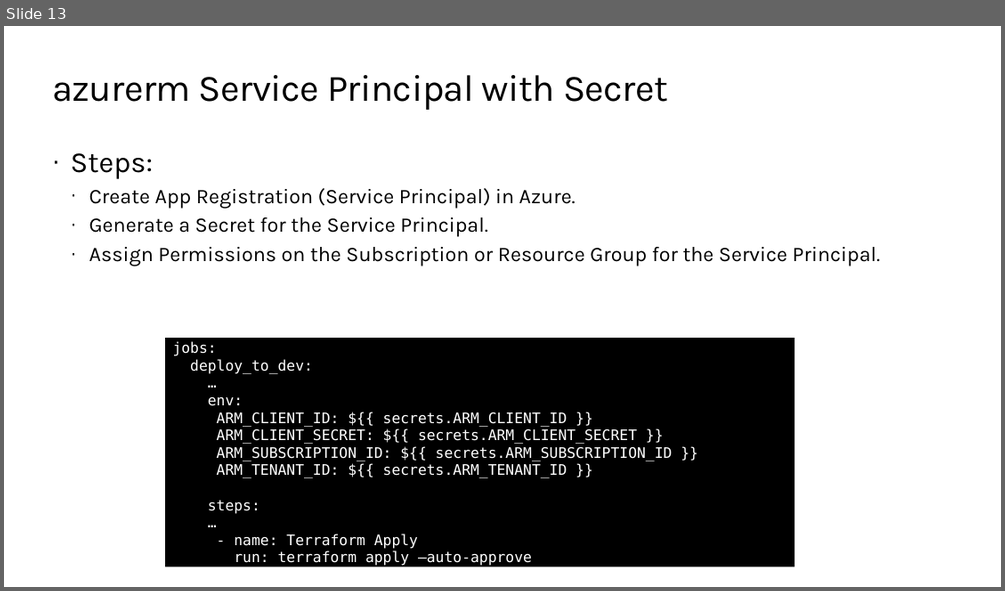
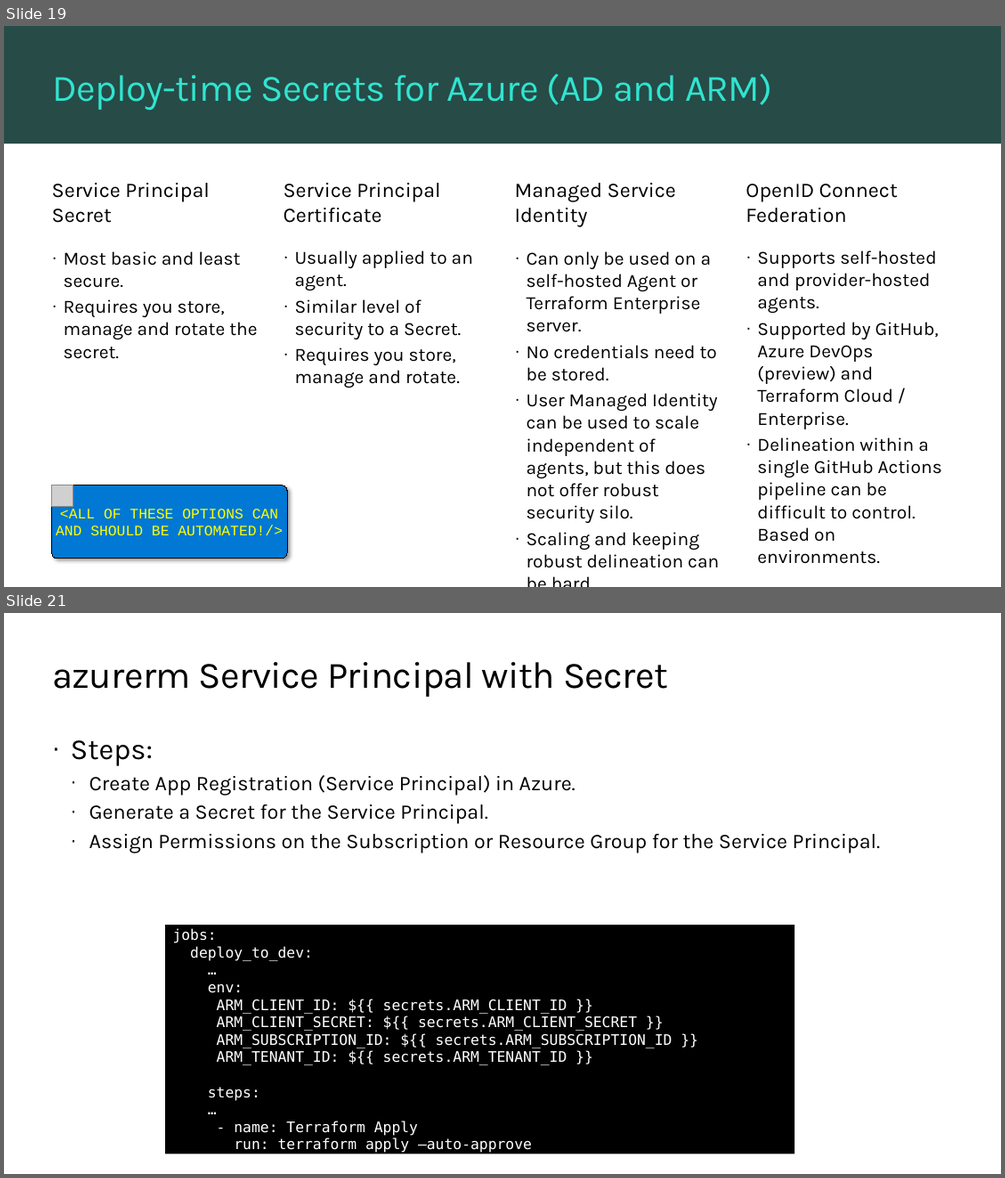
Before and after one commit to TIS-Cloud-Team/TF_Community_workshop, a slide deck: PPTs/06_continuous_delivery.pptx. Shown one above the other, each under a label of ours: slide 13 before the commit, slides 19 and 21 after it; the slides between them are not shown. The pictures are 1005x591 and 1005x1178 pixels, drawn with LibreOffice and Linux fonts; fonts in the diff are those of the drawing; grey boxes stand for pictures; background and template pictures are left out. Boxes give left, top, right and bottom in pixels: in the first picture for what was removed or moved away, otherwise in the second. Text is boxed around its words. In the diff, an @@ line names an element or a change of style, - is before the commit and + after.

```diff
--- a/PPTs/06_continuous_delivery.pptx
+++ b/PPTs/06_continuous_delivery.pptx
@@ slide 19 added at (x1=4, y1=26, x2=1001, y2=587), background #FFFFFF @@
@@ rectangle added at (x1=4, y1=26, x2=1001, y2=143), fill #274B47 @@
@@ title added at (x1=52, y1=73, x2=773, y2=111), 36 pt, text #30E5D0 @@
+Deploy-time Secrets for Azure (AD and ARM)
@@ text added at (x1=52, y1=183, x2=209, y2=223), 20 pt, text #000000 @@
+Service Principal Secret
@@ text added at (x1=283, y1=183, x2=440, y2=223), 20 pt, text #000000 @@
+Service Principal Certificate
@@ text added at (x1=515, y1=183, x2=676, y2=227), 20 pt, text #000000 @@
+Managed Service Identity
@@ text added at (x1=745, y1=184, x2=898, y2=223), 20 pt, text #000000 @@
+OpenID Connect Federation
@@ text added at (x1=64, y1=251, x2=257, y2=359), 18 pt, text #000000 @@
+· Most basic and least secure.
+· Requires you store, manage and rotate the secret.
@@ text added at (x1=295, y1=250, x2=473, y2=387), 18 pt, text #000000 @@
+· Usually applied to an agent.
+· Similar level of security to a Secret.
+· Requires you store, manage and rotate.
@@ text added at (x1=526, y1=251, x2=719, y2=568), 18 pt, text #000000 @@
+· Can only be used on a self-hosted Agent or Terraform Enterprise server.
+· No credentials need to be stored.
+· User Managed Identity can be used to scale independent of agents, but this does not offer robust security silo.
+· Scaling and keeping robust delineation can be hard.
@@ text added at (x1=757, y1=250, x2=942, y2=519), 18 pt, text #000000 @@
+· Supports self-hosted and provider-hosted agents.
+· Supported by GitHub, Azure DevOps (preview) and Terraform Cloud / Enterprise.
+· Delineation within a single GitHub Actions pipeline can be difficult to control. Based on environments.
@@ rounded rectangle added at (x1=52, y1=485, x2=287, y2=558), fill #0078D4, outline #000000 0.75 pt, 14 pt, text #FFFF00 @@
+<ALL OF THESE OPTIONS CAN AND SHOULD BE AUTOMATED!/>
@@ picture added at (x1=52, y1=485, x2=73, y2=506) @@
@@ what was slide 13 is now slide 21 @@
```
Also in this commit, not shown: 8 other slides added, 1 slide removed, 7 other files.
